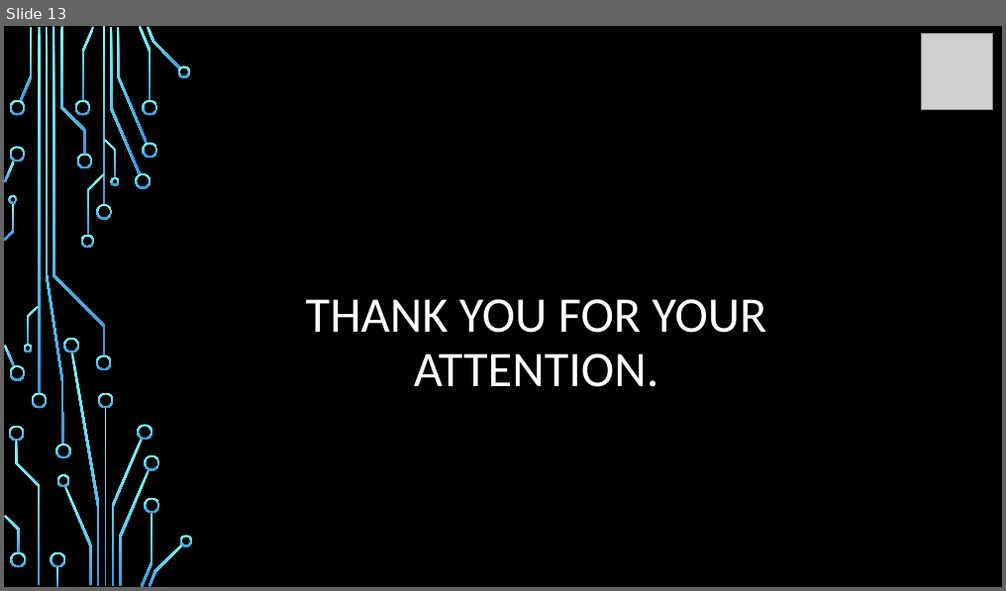
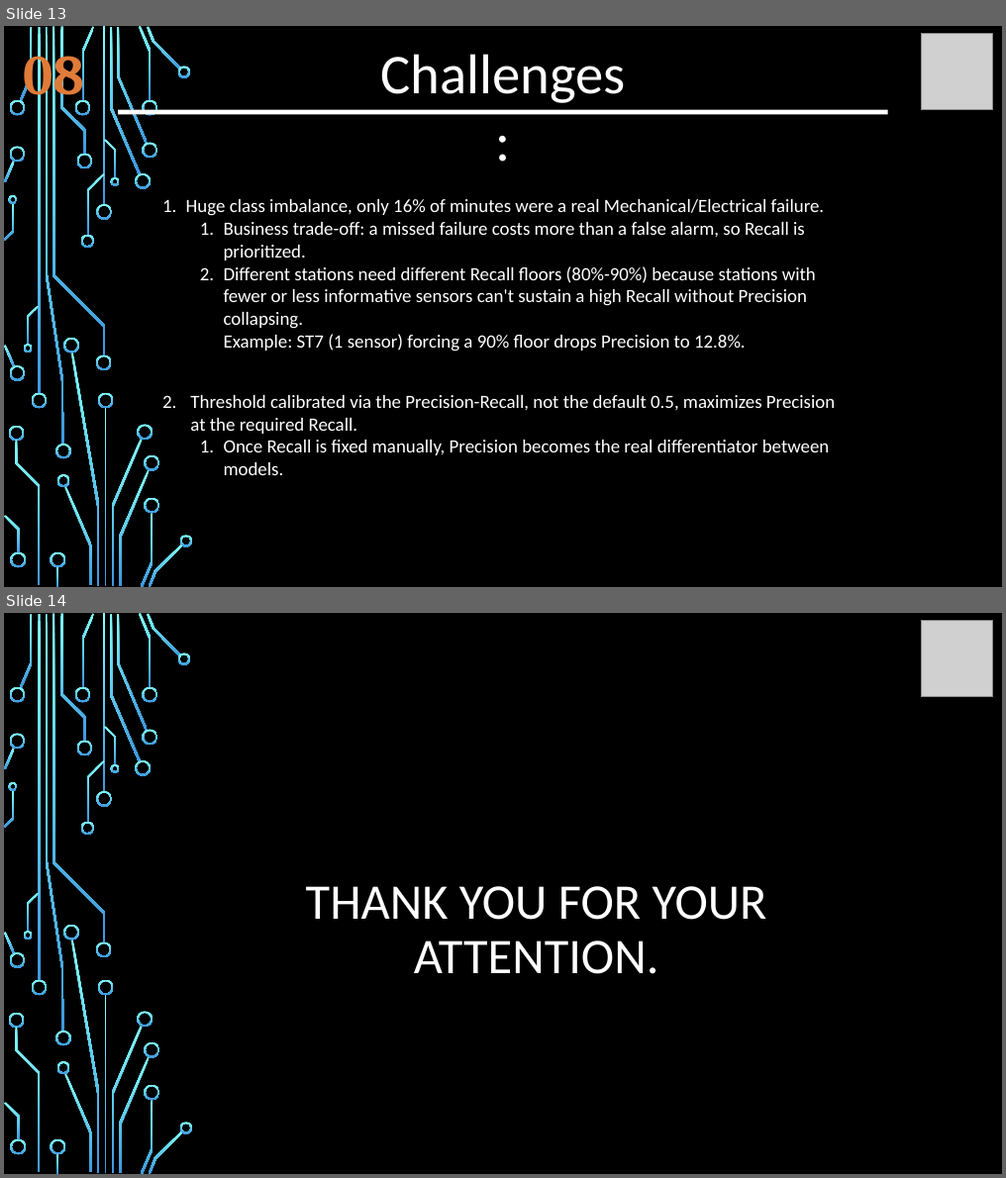
Before and after one commit to auli13/project-ds-end-to-end-v2, a slide deck: FPM.pptx. Shown one above the other, each under a label of ours: slide 13 before the commit, slides 13 and 14 after it. The pictures are 1006x591 and 1006x1178 pixels, drawn with LibreOffice and Linux fonts; fonts in the diff are those of the drawing; grey boxes stand for pictures; background and template pictures are left out. Boxes give left, top, right and bottom in pixels: in the first picture for what was removed or moved away, otherwise in the second. Text is boxed around its words. In the diff, an @@ line names an element or a change of style, - is before the commit and + after.

```diff
--- a/FPM.pptx
+++ b/FPM.pptx
@@ slide 13 added at (4,26,1002,587), background picture (left out); not listed: 54 template elements that a slide beside it also shows @@
@@ text added at (23,43,84,107), 54 pt, text #E07B39, bold @@
+08
@@ text added at (380,54,626,103), 54 pt, text #FFFFFF @@
+Challenges:
@@ picture added at (921,33,992,110) @@
@@ rectangle added at (118,110,887,114), fill #FFFFFF @@
@@ text added at (186,199,825,352), 18 pt, text #FFFFFF @@
+1. Huge class imbalance, only 16% of minutes were a real Mechanical/Electrical failure.
+  1. Business trade-off: a missed failure costs more than a false alarm, so Recall is prioritized.
+  2. Different stations need different Recall floors (80%-90%) because stations with fewer or less informative sensors can't sustain a high Recall without Precision collapsing.
+     Example: ST7 (1 sensor) forcing a 90% floor drops Precision to 12.8%.
@@ text added at (190,395,835,475), 18 pt, text #FFFFFF @@
+2. Threshold calibrated via the Precision-Recall, not the default 0.5, maximizes Precision at the required Recall.
+  1. Once Recall is fixed manually, Precision becomes the real differentiator between models.
@@ what was slide 13 is now slide 14 @@
```
Also in this commit, not shown: 9 slides changed, 2 other slides added, 2 slides removed, 3 other files.
